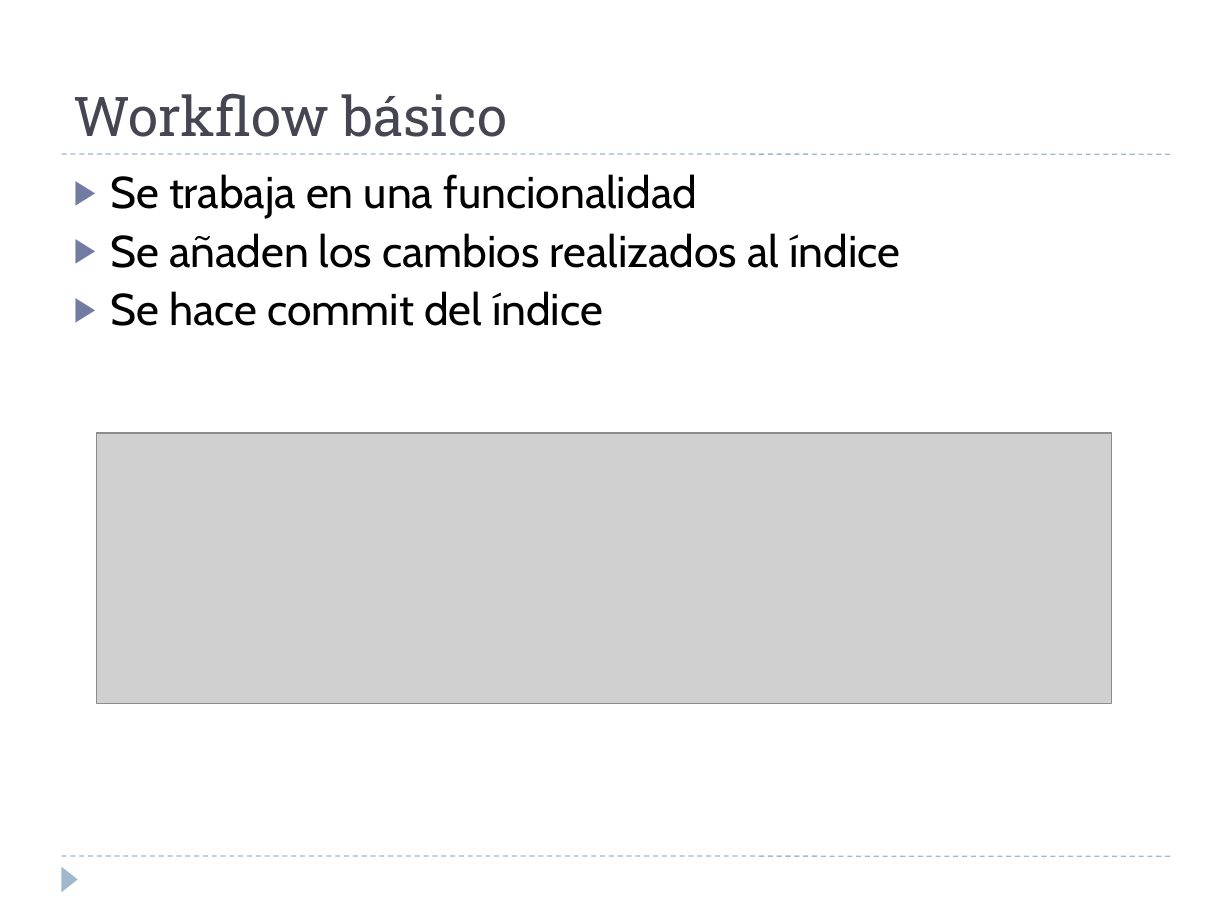
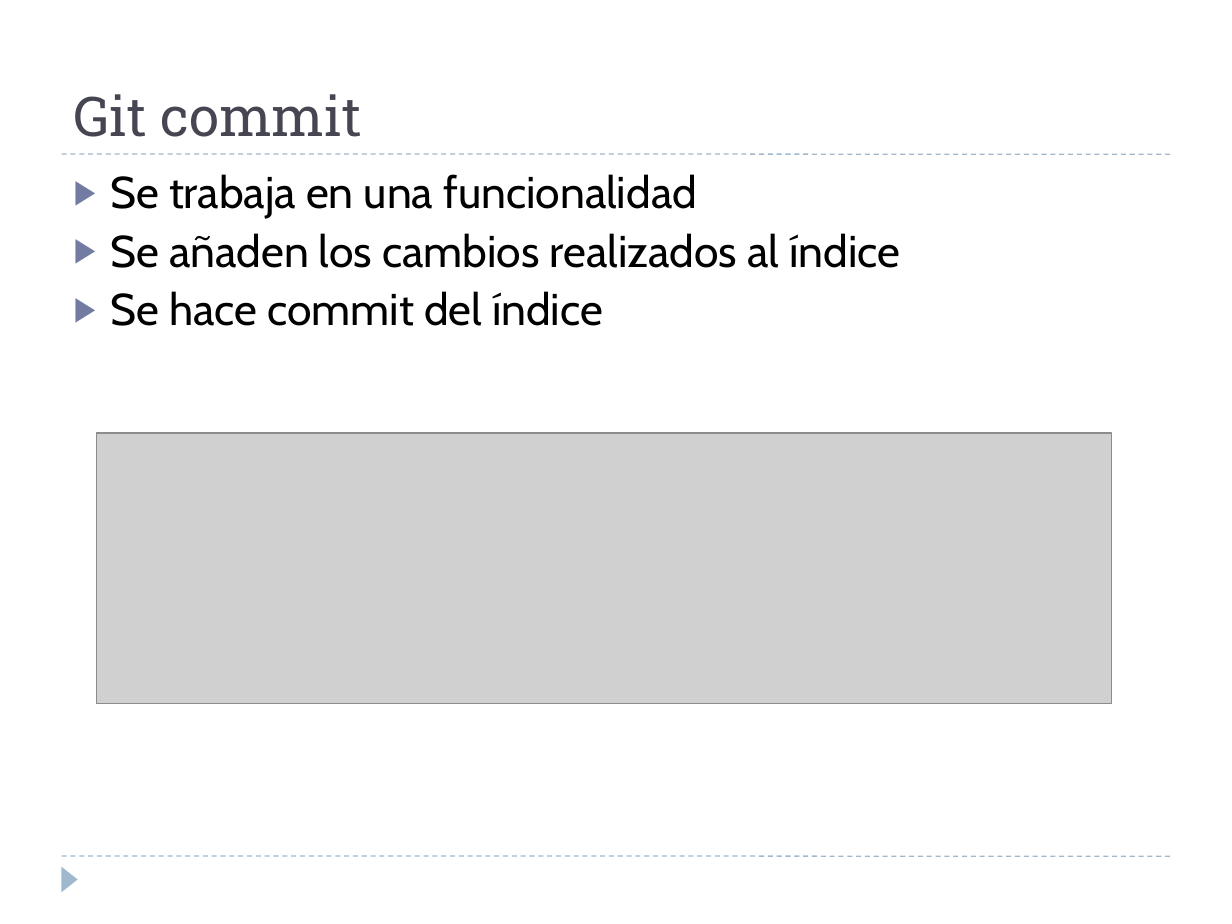
Before and after one commit to martina-if/curso_git, a slide deck: slide 22 of GIT.ppt. Drawn at 1232x924 pixels with LibreOffice and Linux fonts; fonts in the diff are those of the drawing; grey boxes stand for pictures. Boxes give left, top, right and bottom in pixels: in the first picture for what was removed or moved away, otherwise in the second. Text is boxed around its words. In the diff, an @@ line names an element or a change of style, - is before the commit and + after.

```diff
--- a/GIT.ppt
+++ b/GIT.ppt
@@ text at [74, 94, 362, 137]: text changed @@
-Workflow básico
+Git commit
```
Also in this commit, not shown: 4 other slides changed, 3 slides added, 3 slides removed.
